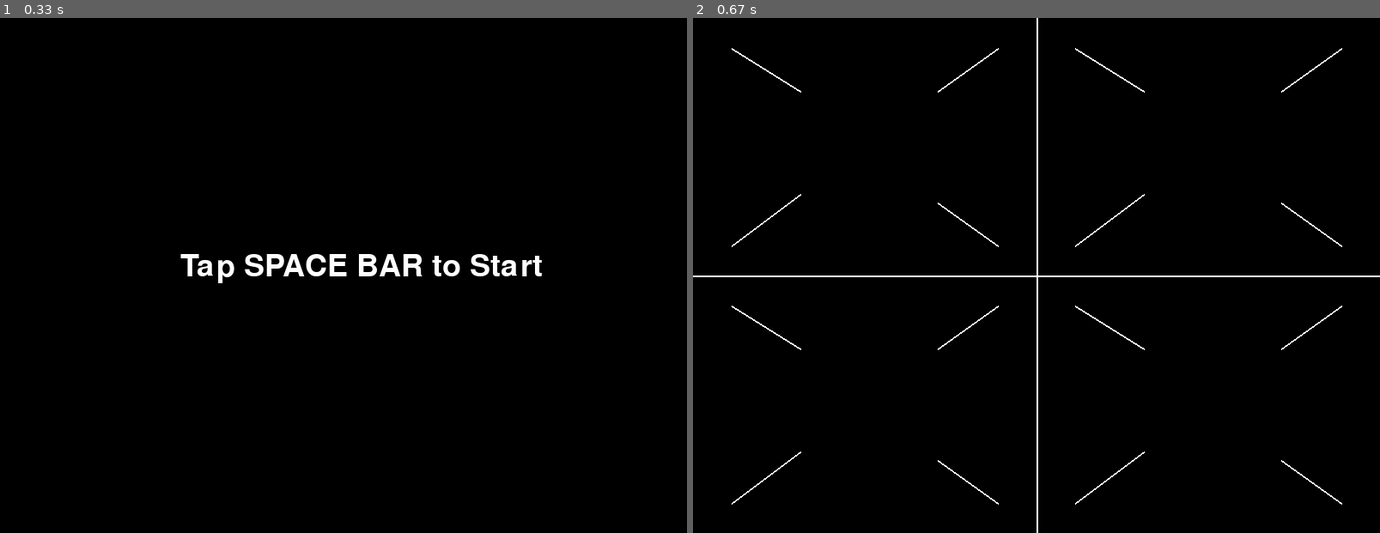
Above: before the commit, frames 1-2 (left to right).
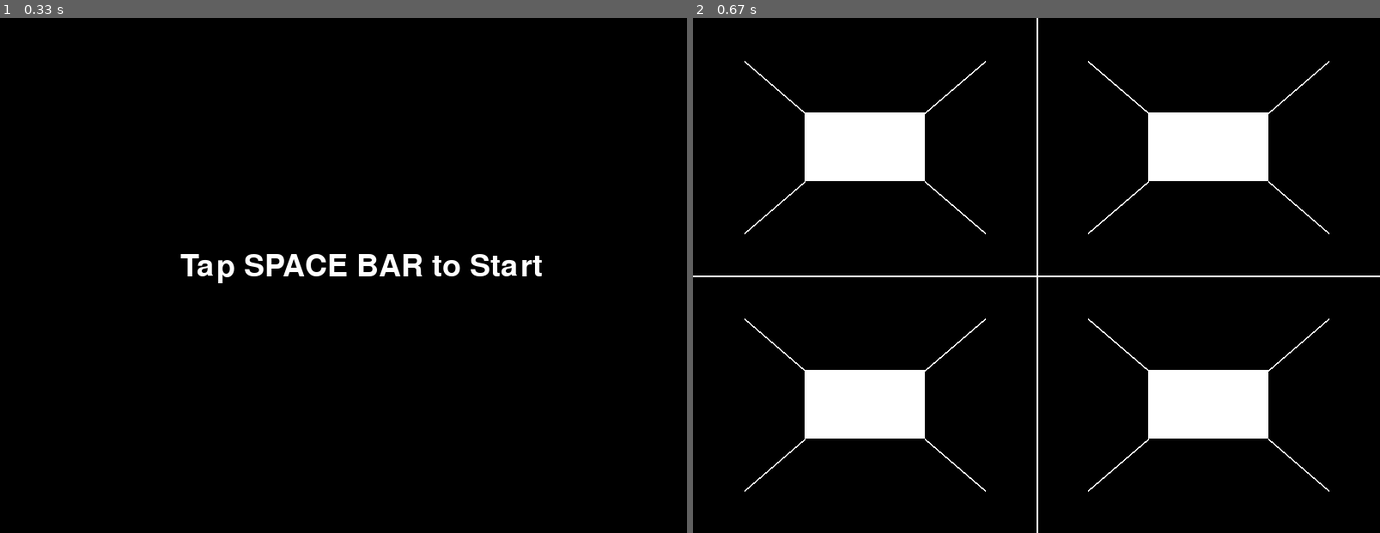
Above: after the commit, the same moments.

Repository: 2024-dg1s-gogeom/pygame-4d
Game: pygame game, started from main.py
Two runs of this game, one before a commit and one after it. Both use one fixed random seed, a clock stepped at 60 frames per second and the inputs below.
Inputs:
- Up to frame 1 (0.33 s): type "10 (at the terminal prompt)" at 0 s
- Up to frame 2 (0.67 s): tap Space at 0.33 s

Frame 1 is identical in both runs. In frame 2, 10% of the frame differs, in the area x 5-95%, y 5-95%.

Commit message:
sawsw2sew2

Diff:
--- a/map.py
+++ b/map.py
@@ -7,9 +7,11 @@
     drawList = [[200,150], [600,150], [200,450], [600,450]]
     white = ((255, 255, 255))
     for a,b in drawList:
+        #Central rectangle
+        pygame.draw.rect(display_surf, white, (a-70, b-40, 140, 80))
 
         #side line
-        pygame.draw.line(display_surf, white, [a+85, b+65], [a+155, b+115], 2)
-        pygame.draw.line(display_surf, white, [a+85, b-65], [a+155, b-115], 2)
-        pygame.draw.line(display_surf, white, [a-75, b+55], [a-155, b+115], 2)
-        pygame.draw.line(display_surf, white, [a-75, b-65], [a-155, b-115], 2)
+        pygame.draw.line(display_surf, white, [a+70, b+40], [a+140, b+100], 2)
+        pygame.draw.line(display_surf, white, [a+70, b-40], [a+140, b-100], 2)
+        pygame.draw.line(display_surf, white, [a-70, b+40], [a-140, b+100], 2)
+        pygame.draw.line(display_surf, white, [a-70, b-40], [a-140, b-100], 2)
